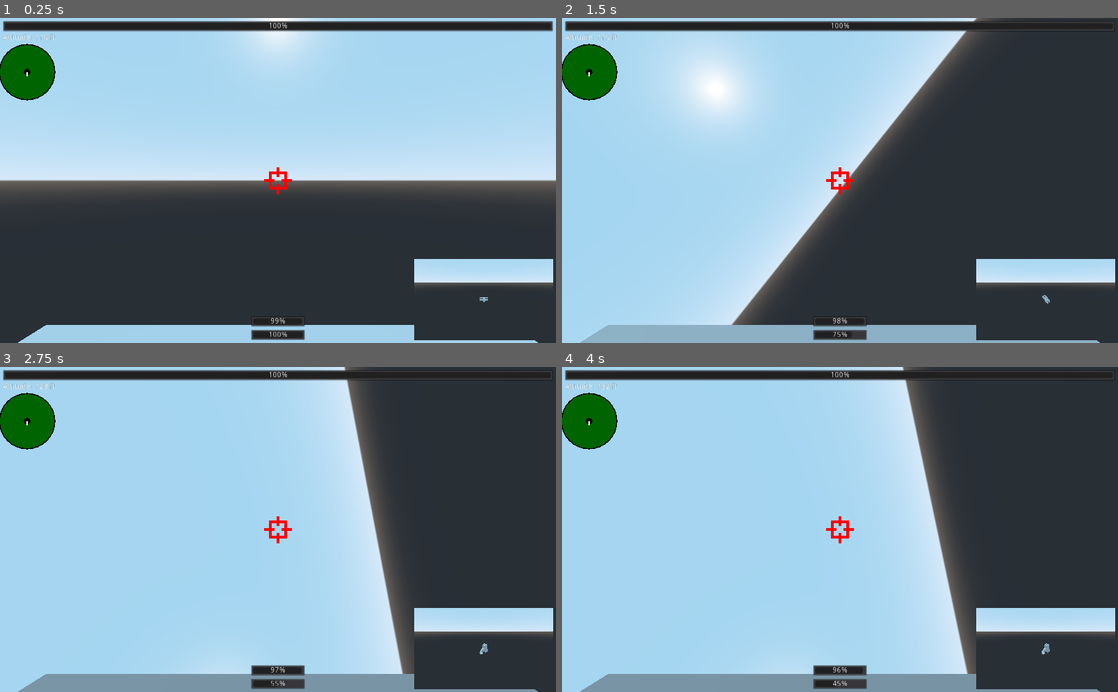
Above: before the commit, frames 1-4 (two rows, left to right).
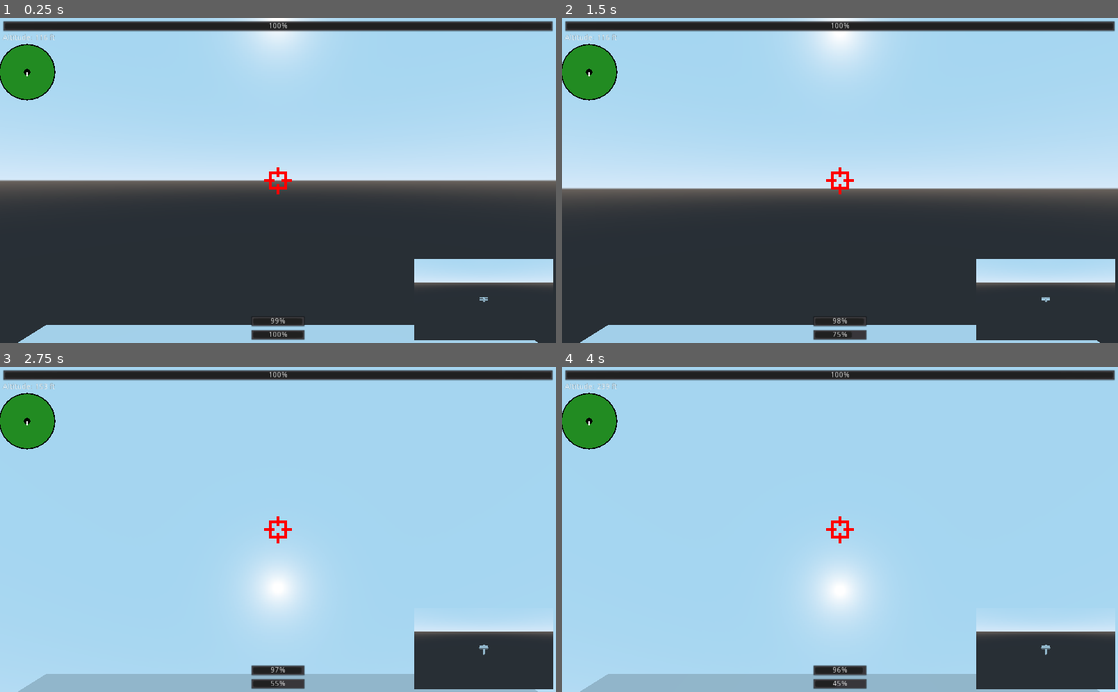
Above: after the commit, the same moments.

Repository: the-alex-g/Biplanes
Game: Godot game, scene res://Plane/PlaneHandler.tscn
The game is run twice, just before and just after one commit, with the same random seed, the same clock (stepped at 60 frames per second) and the same inputs. This scene is started directly instead of the project's main scene.
Inputs:
- Up to frame 1 (0.25 s): no input
- Up to frame 2 (1.5 s): tap Enter at 0.5 s; hold E (roll_right) 0.53-1.28 s; hold Space (shoot) 0.53-1.28 s; hold S (down) from 1.28 s (still down); tap Space (shoot) at 1.35 s
- Up to frame 3 (2.75 s): release S (down) at 2.03 s; hold E (roll_right) from 2.03 s (still down); hold Space (shoot) from 2.03 s (still down)
- Up to frame 4 (4 s): release E (roll_right) at 2.78 s; release Space (shoot) at 2.78 s; hold Shift (thrust) 2.78-3.53 s; tap Space (shoot) at 2.85, 3.5 s; hold Q (roll_left) from 3.53 s (still down); hold Space (shoot) from 3.53 s (still down)

The runs differ from the first frame. In frame 1, 1.3% of the frame differs, in the area x 0-10%, y 8-25%; in frame 2, 53%, in the area x 0-100%, y 0-100%; in frame 3, 36%; in frame 4, 37%.
Error in both runs: Division By Zero in operator '/'. (res://Plane/PlaneHandler.gd:27)

Commit message:
Remove roll

Diff:
--- a/project/Main/World.gd
+++ b/project/Main/World.gd
@@ -2,9 +2,26 @@
 
 signal export_viewport_texture(texture, port)
 
+export var half_ground_size := 300
+export var max_scenery := 50
+export var min_scenery := 40
+export var margin := 25
+
 var players := 0 setget _set_players
 var plane_colors := {}
 var _plane_handlers := []
+
+onready var _ground := $Ground
+onready var _ground_mesh := $Ground/CSGBox
+onready var _ground_collision := $Ground/CollisionShape
+
+
+func _ready()->void:
+	randomize()
+	_ground_collision.shape.extents = Vector3(half_ground_size, 0.005, half_ground_size)
+	_ground_mesh.width = half_ground_size * 2
+	_ground_mesh.depth = half_ground_size * 2
+	_generate_scenery()
 
 
 func _process(_delta:float)->void:
@@ -30,7 +47,7 @@
 
 		plane_handler.player_id = player_id
 		plane_handler.color = plane_colors[player_id]
-		plane_handler.board_size = 1000
+		plane_handler.board_size = half_ground_size
 		plane_handler.players = players
 		viewport.add_child(plane_handler)
 		_plane_handlers.append(plane_handler)
@@ -50,3 +67,15 @@
 func _set_players(value:int)->void:
 	players = value
 	add_planes(value)
+
+
+func _generate_scenery()->void:
+	var scenery := floor(lerp(min_scenery, max_scenery, randf()))
+	for i in scenery:
+		var piece : StaticBody = preload("res://Main/Scenery/Scenery.tscn").instance()
+		piece.translation = Vector3(
+			lerp(-(half_ground_size - margin), half_ground_size - margin, randf()),
+			0,
+			lerp(-(half_ground_size - margin), half_ground_size - margin, randf())
+		)
+		_ground.add_child(piece)
--- a/project/Main/World.tscn
+++ b/project/Main/World.tscn
@@ -28,12 +28,12 @@
 
 [node name="MasterHUD" parent="." instance=ExtResource( 2 )]
 
-[node name="StaticBody" type="StaticBody" parent="."]
+[node name="Ground" type="StaticBody" parent="."]
 
-[node name="CollisionShape" type="CollisionShape" parent="StaticBody"]
+[node name="CollisionShape" type="CollisionShape" parent="Ground"]
 shape = SubResource( 1 )
 
-[node name="CSGBox" type="CSGBox" parent="StaticBody"]
+[node name="CSGBox" type="CSGBox" parent="Ground"]
 width = 1000.0
 height = 0.01
 depth = 1000.0
--- a/project/Menu/JoinMenu.gd
+++ b/project/Menu/JoinMenu.gd
@@ -50,8 +50,8 @@
 	var player_id_tag := "_" + str(player_index)
 
 	# add actions with the appropriate names
-	InputMap.add_action("roll_right" + player_id_tag)
-	InputMap.add_action("roll_left" + player_id_tag)
+	#InputMap.add_action("roll_right" + player_id_tag)
+	#InputMap.add_action("roll_left" + player_id_tag)
 	InputMap.add_action("right" + player_id_tag)
 	InputMap.add_action("left" + player_id_tag)
 	InputMap.add_action("up" + player_id_tag)
@@ -60,8 +60,8 @@
 	InputMap.add_action("shoot" + player_id_tag)
 
 	# add all events that use joystick motion
-	_add_joy_motion_event(player_index, JOY_AXIS_2, 1.0, "roll_right" + player_id_tag)
-	_add_joy_motion_event(player_index, JOY_AXIS_2, -1.0, "roll_left" + player_id_tag)
+	#_add_joy_motion_event(player_index, JOY_AXIS_2, 1.0, "roll_right" + player_id_tag)
+	#_add_joy_motion_event(player_index, JOY_AXIS_2, -1.0, "roll_left" + player_id_tag)
 
 	_add_joy_motion_event(player_index, JOY_AXIS_0, 1.0, "right" + player_id_tag)
 	_add_joy_motion_event(player_index, JOY_AXIS_0, -1.0, "left" + player_id_tag)
--- a/project/Plane/Biplane.gd
+++ b/project/Plane/Biplane.gd
@@ -7,7 +7,7 @@
 
 # turning speed in revolutions per second
 export var turn_speed := 1.0
-export var roll_speed := 1.5
+#export var roll_speed := 1.3
 export var flight_speed := 30.0
 export (float, 0.0, 0.9) var lift_factor := 0.25
 export var gravity := 7.5
@@ -19,8 +19,8 @@
 export var reload_time := 0.2
 export var gravity_mitigation := 19.0
 # damage per shot. Hah.
-export var dps := 1.0
-export var health := 10.0
+export var dps := 10.0
+export var health := 80.0
 
 var _rotation_inertia := Vector3.ZERO
 var _actual_speed := flight_speed
@@ -37,7 +37,7 @@
 
 	var yaw := Input.get_axis("right" + player_id, "left" + player_id)
 	var pitch := Input.get_axis("up" + player_id, "down" + player_id)
-	var roll := Input.get_axis("roll_left" + player_id, "roll_right" + player_id)
+	#var roll := Input.get_axis("roll_left" + player_id, "roll_right" + player_id)
 
 	if Input.is_action_pressed("thrust" + player_id) and secs_fuel > 0:
 		if _actual_speed < max_speed:
@@ -48,11 +48,15 @@
 	if Input.is_action_pressed("shoot" + player_id) and _can_shoot and ammo > 0:
 		_shoot()
 
-	_calculate_rotation_inertia(yaw, pitch, roll, delta)
+	_calculate_rotation_inertia(yaw, pitch, delta)
 
-	rotate_object_local(Vector3.UP, _rotation_inertia.x * delta)
 	rotate_object_local(Vector3.RIGHT, _rotation_inertia.y * delta)
-	rotate_object_local(Vector3.FORWARD, _rotation_inertia.z * delta)
+	#left/right
+	rotation.y += _rotation_inertia.x * delta
+
+#	rotate_object_local(Vector3.UP, _rotation_inertia.x * delta)
+#	rotate_object_local(Vector3.RIGHT, _rotation_inertia.y * delta)
+#	rotate_object_local(Vector3.FORWARD, _rotation_inertia.z * delta)
 
 	# I don't know why this works, but it does. https://www.reddit.com/r/godot/comments/g4d232/how_to_get_a_kinematicbody_to_move_in_its_local/
 	var movement_vector := transform.basis.xform(Vector3(0, lift_factor, -1)) * _actual_speed
@@ -78,7 +82,7 @@
 		) * delta * 2
 
 
-func _calculate_rotation_inertia(yaw:float, pitch:float, roll:float, delta:float)->void:
+func _calculate_rotation_inertia(yaw:float, pitch:float, delta:float)->void:
 	var percent_total_speed := _actual_speed / flight_speed
 
 	if yaw == 0 and _rotation_inertia.x != 0:
@@ -95,12 +99,12 @@
 	elif pitch != 0 and abs(_rotation_inertia.y) < turn_speed:
 		_rotation_inertia.y += pitch * delta * accel_factor * percent_total_speed
 
-	if roll == 0 and _rotation_inertia.z != 0:
-		_rotation_inertia.z -= delta * sign(_rotation_inertia.z) * deaccel_factor * roll_speed / turn_speed * 2
-		if abs(_rotation_inertia.z) < 0.05:
-			_rotation_inertia.z = 0
-	elif roll != 0 and abs(_rotation_inertia.z) < roll_speed:
-		_rotation_inertia.z += roll * delta * accel_factor * percent_total_speed * roll_speed / turn_speed
+#	if roll == 0 and _rotation_inertia.z != 0:
+#		_rotation_inertia.z -= delta * sign(_rotation_inertia.z) * deaccel_factor * roll_speed / turn_speed * 2
+#		if abs(_rotation_inertia.z) < 0.05:
+#			_rotation_inertia.z = 0
+#	elif roll != 0 and abs(_rotation_inertia.z) < roll_speed:
+#		_rotation_inertia.z += roll * delta * accel_factor * percent_total_speed * roll_speed / turn_speed
 
 
 func _shoot()->void:
@@ -135,6 +139,7 @@
 	if explode:
 		$Body.visible = false
 		$ExplosionParticles.emitting = true
+		$CollisionShape.disabled = true
 
 
 func get_forward()->Vector3:
--- a/project/Plane/Biplane.tscn
+++ b/project/Plane/Biplane.tscn
@@ -7,7 +7,7 @@
 extents = Vector3( 1, 1, 4 )
 
 [sub_resource type="ConvexPolygonShape" id=2]
-points = PoolVector3Array( 0, 0, 0, 3, 80, -3, 3, 80, 3, -3, 80, 3, -3, 80, -3 )
+points = PoolVector3Array( 0, 0, 0, 4, 100, -4, 4, 100, 4, -4, 100, 4, -4, 100, -4 )
 
 [sub_resource type="SpatialMaterial" id=5]
 albedo_color = Color( 1, 0, 0, 1 )
--- a/project/Plane/PlaneHUD.tscn
+++ b/project/Plane/PlaneHUD.tscn
@@ -54,9 +54,9 @@
 margin_top = 5.0
 margin_right = -5.0
 margin_bottom = 25.0
-max_value = 10.0
+max_value = 80.0
 step = 1.0
-value = 10.0
+value = 80.0
 
 [node name="Altitude" type="Label" parent="Control"]
 margin_left = 5.0
--- a/project/Plane/PlaneHandler.gd
+++ b/project/Plane/PlaneHandler.gd
@@ -24,7 +24,7 @@
 
 
 func _ready()->void:
-	_plane.translation = (Vector3.RIGHT * (board_size - 10) / 2).rotated(Vector3.UP, player_id * TAU / players)
+	_plane.translation = (Vector3.RIGHT * (board_size - 10)).rotated(Vector3.UP, player_id * TAU / players)
 	_plane.translation.y = 50
 	_plane.rotation.y = player_id * TAU / players + PI / 2
 	_plane.player_id = "_" + str(player_id)
--- a/project/Radar/Radar.gd
+++ b/project/Radar/Radar.gd
@@ -20,7 +20,7 @@
 
 func _draw():
 	draw_circle(Vector2.ONE * draw_radius, draw_radius + 2, Color.black)
-	draw_circle(Vector2.ONE * draw_radius, draw_radius, Color.darkgreen)
+	draw_circle(Vector2.ONE * draw_radius, draw_radius, Color.forestgreen)
 	draw_circle(Vector2.ONE * draw_radius, pointer_length, Color.black)
 	draw_line(Vector2.ONE * draw_radius, Vector2.ONE * draw_radius + (Vector2.RIGHT * (pointer_length + 2)).rotated(direction + PI/2), Color.white, 2)
 	if points.size() > 0:
Not shown, removed: project/Plane/Meshes/Front.obj
Not shown, removed: project/Plane/Meshes/Front.obj.import
Not shown, removed: project/Plane/Meshes/Tail.obj
Not shown, removed: project/Plane/Meshes/Tail.obj.import
Not shown, removed: project/Plane/Meshes/Wing.obj
Not shown, removed: project/Plane/Meshes/Wing.obj.import
